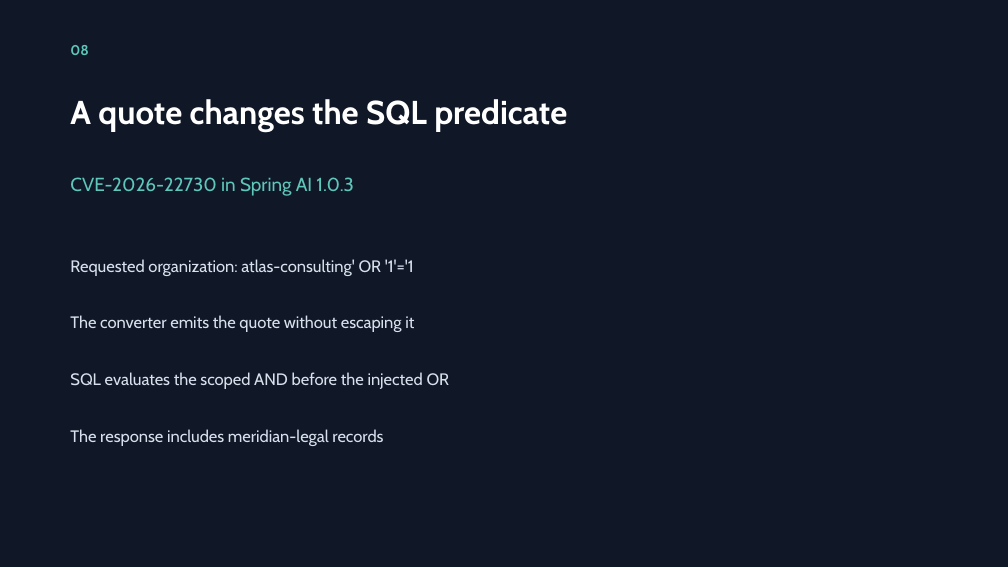
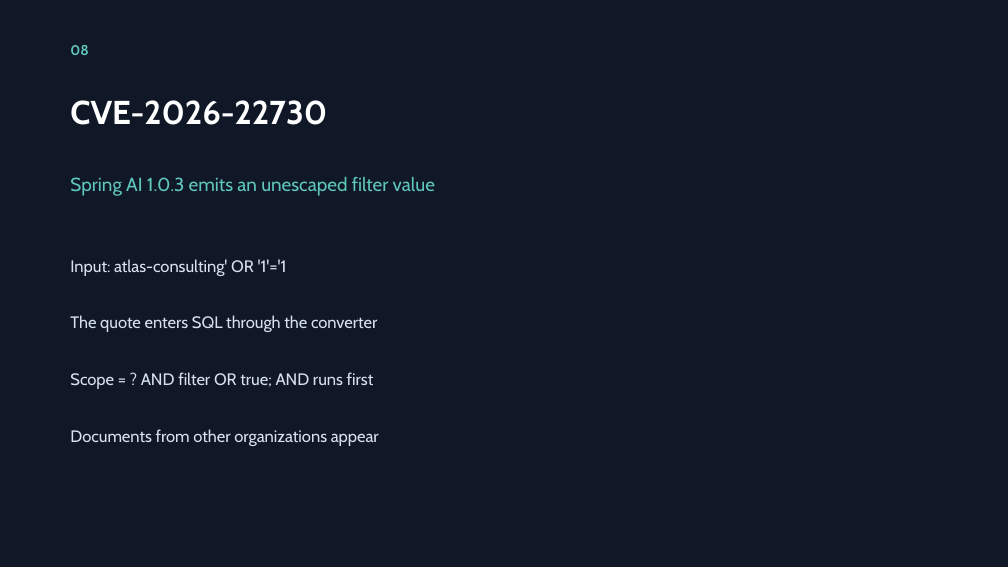
Before and after one commit to andrey94308/spring-came-to-the-party, a slide deck: slide 8 of presentation/OrgArchive-postman-chain.pptx. Drawn at 1008x567 pixels with LibreOffice and Linux fonts; fonts in the diff are those of the drawing. Boxes give left, top, right and bottom in pixels: in the first picture for what was removed or moved away, otherwise in the second. Text is boxed around its words. In the diff, an @@ line names an element or a change of style, - is before the commit and + after.

```diff
--- a/presentation/OrgArchive-postman-chain.pptx
+++ b/presentation/OrgArchive-postman-chain.pptx
@@ text at [70, 100, 327, 125]: text changed @@
-A quote changes the SQL predicate
+CVE-2026-22730
@@ text at [70, 177, 435, 196]: text changed @@
-CVE-2026-22730 in Spring AI 1.0.3
+Spring AI 1.0.3 emits an unescaped filter value
@@ text at [70, 259, 287, 276]: text changed @@
-Requested organization: atlas-consulting' OR '1'='1
+Input: atlas-consulting' OR '1'='1
@@ text at [70, 315, 377, 332]: text changed @@
-The converter emits the quote without escaping it
+The quote enters SQL through the converter
@@ text at [70, 372, 374, 389]: text changed @@
-SQL evaluates the scoped AND before the injected OR
+Scope = ? AND filter OR true; AND runs first
@@ text at [70, 429, 379, 446]: text changed @@
-The response includes meridian-legal records
+Documents from other organizations appear
```
Also in this commit, not shown: 9 other slides changed, 2 other files.
